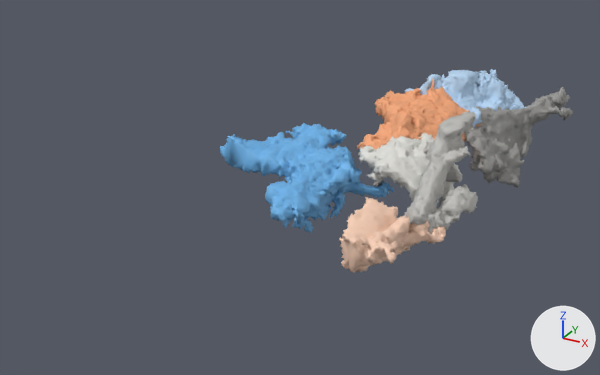
The glTF model preliminary/groups/sample_1_1_group_1.glb as it was, and as the next commit left it.
Before and after are seen from a 50 mm lens placed at (228.8, -21.1, 125.0), pointed at (123.9, 169.7, 29.6). Every picture has the same lights, and +X, +Y and +Z are marked at lower right. The picture after the commit comes second. Where no turn or scale is listed for an object, it has been applied to the vertices.

In view in the first picture: 'contact_3', 'osteocyte_105_round', 'osteocyte_130_untyped', 'osteocyte_141_elongated', 'osteocyte_150_untyped', 'osteocyte_151_round', 'osteocyte_190_elongated', 'osteocyte_231_untyped'.
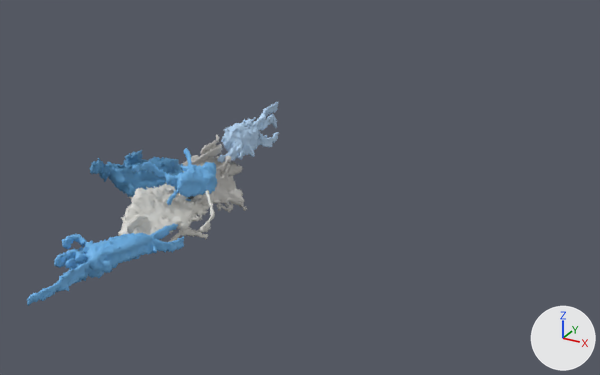
Location of each change, [x1, y1, x2, y2] in pixels of the pictures (600 x 375 px):
'osteocyte_141_elongated', deleted (blue): before [220, 123, 394, 233]
'osteocyte_130_untyped', deleted: before [465, 87, 573, 188]
'osteocyte_231_untyped', deleted: before [405, 112, 478, 234]
'osteocyte_105_round', deleted (beige): before [340, 197, 446, 273]
'osteocyte_56_elongated', added (blue): after [27, 223, 184, 306]
'osteocyte_151_round', deleted (beige): before [357, 79, 482, 151]
'osteocyte_48_untyped', added: after [118, 183, 215, 242]
'osteocyte_150_untyped', deleted: before [358, 133, 461, 203]
'osteocyte_190_elongated', deleted (blue): before [405, 69, 526, 128]
'osteocyte_74_elongated', added (blue): after [90, 150, 183, 197]
'osteocyte_78_elongated', added (blue): after [217, 102, 279, 163]
'osteocyte_77_elongated', added (blue): after [132, 148, 217, 205]
'osteocyte_52_untyped', added: after [181, 135, 247, 213]
'near_1', now drawn: after [225, 156, 231, 162]
'contact_3', recoloured: [378, 180, 384, 186] in both
'near_0', now drawn: after [122, 231, 129, 235]
'contact_2', recoloured: [188, 196, 194, 199] in both

Edits to the bpy script that builds the scene:
```text
Change mat_material_0:
    mat_material_0.base_color: (0.922, 0.408, 0.204) -> (0.165, 0.471, 0.839)  # beige #f6ab7d -> blue #71b7ec
Change mat_material_1:
    mat_material_1.base_color: (0.537, 0.529, 0.506) -> (0.498, 0.698, 0.925)  # light grey #c2c0bd -> blue #bbdaf6
Change mat_material_2:
    mat_material_2.base_color: (0.165, 0.471, 0.839) -> (0.537, 0.529, 0.506)  # blue #71b7ec -> light grey #c2c0bd
Change mat_material_3:
    mat_material_3.base_color: (0.765, 0.761, 0.718) -> (0.0863, 0.275, 0.498)  # light grey #e3e2dc -> blue #538fbb
Change mat_material_4:
    mat_material_4.base_color: (0.961, 0.655, 0.498) -> (0.765, 0.761, 0.718)  # beige #fbd4bb -> light grey #e3e2dc
Remove ob_osteocyte_151_round:
    ob_osteocyte_151_round = bpy.data.objects.new('osteocyte_151_round', me_osteocyte_151_round)
Remove ob_osteocyte_231_untyped:
    ob_osteocyte_231_untyped = bpy.data.objects.new('osteocyte_231_untyped', me_osteocyte_231_untyped)
Remove ob_osteocyte_141_elongated:
    ob_osteocyte_141_elongated = bpy.data.objects.new('osteocyte_141_elongated', me_osteocyte_141_elongated)
Remove ob_osteocyte_150_untyped:
    ob_osteocyte_150_untyped = bpy.data.objects.new('osteocyte_150_untyped', me_osteocyte_150_untyped)
Remove ob_osteocyte_105_round:
    ob_osteocyte_105_round = bpy.data.objects.new('osteocyte_105_round', me_osteocyte_105_round)
Remove ob_osteocyte_130_untyped:
    ob_osteocyte_130_untyped = bpy.data.objects.new('osteocyte_130_untyped', me_osteocyte_130_untyped)
Remove ob_osteocyte_190_elongated:
    ob_osteocyte_190_elongated = bpy.data.objects.new('osteocyte_190_elongated', me_osteocyte_190_elongated)
Add ob_osteocyte_77_elongated:
    ob_osteocyte_77_elongated = bpy.data.objects.new('osteocyte_77_elongated', me_osteocyte_77_elongated)  # 1141 vertices, 2331 faces; spans x 77.3..90.4, y 152.4..182.7, z 16.6..33.5; in mat_material_0 (blue #71b7ec)
    ob_osteocyte_77_elongated.location = (0.0, 0.0, 0.0)
Add ob_osteocyte_48_untyped:
    ob_osteocyte_48_untyped = bpy.data.objects.new('osteocyte_48_untyped', me_osteocyte_48_untyped)  # 3058 vertices, 6245 faces; spans x 70.5..98.0, y 138.0..178.8, z 1.2..24.3; in mat_material_4 (light grey #e3e2dc)
    ob_osteocyte_48_untyped.location = (0.0, 0.0, 0.0)
Add ob_osteocyte_74_elongated:
    ob_osteocyte_74_elongated = bpy.data.objects.new('osteocyte_74_elongated', me_osteocyte_74_elongated)  # 1869 vertices, 3883 faces; spans x 64.8..79.6, y 147.1..179.8, z 17.5..34.5; in mat_material_3 (blue #538fbb)
    ob_osteocyte_74_elongated.location = (0.0, 0.0, 0.0)
Add ob_osteocyte_52_untyped:
    ob_osteocyte_52_untyped = bpy.data.objects.new('osteocyte_52_untyped', me_osteocyte_52_untyped)  # 2655 vertices, 5470 faces; spans x 67.2..93.6, y 174.5..204.4, z 7.0..28.1; in mat_material_2 (light grey #c2c0bd)
    ob_osteocyte_52_untyped.location = (0.0, 0.0, 0.0)
Add ob_osteocyte_78_elongated:
    ob_osteocyte_78_elongated = bpy.data.objects.new('osteocyte_78_elongated', me_osteocyte_78_elongated)  # 2168 vertices, 4555 faces; spans x 74.3..84.5, y 191.0..241.0, z 17.1..29.7; in mat_material_1 (blue #bbdaf6)
    ob_osteocyte_78_elongated.location = (0.0, 0.0, 0.0)
Add ob_osteocyte_56_elongated:
    ob_osteocyte_56_elongated = bpy.data.objects.new('osteocyte_56_elongated', me_osteocyte_56_elongated)  # 2184 vertices, 4477 faces; spans x 78.1..95.7, y 98.4..154.4, z 11.8..24.3; in mat_material_0 (blue #71b7ec)
    ob_osteocyte_56_elongated.location = (0.0, 0.0, 0.0)
```
